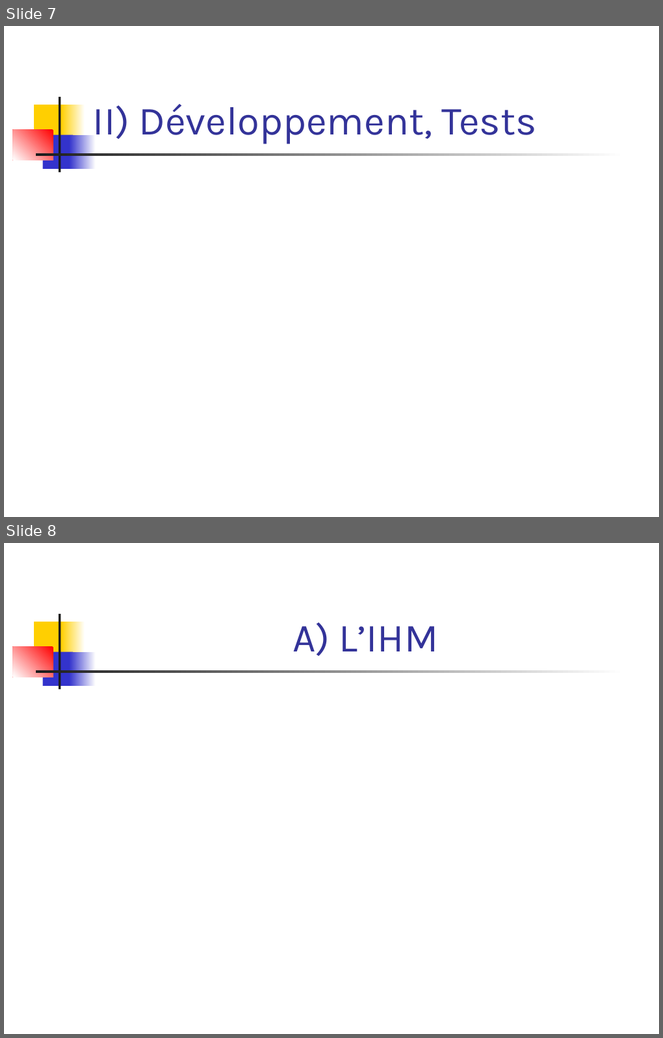
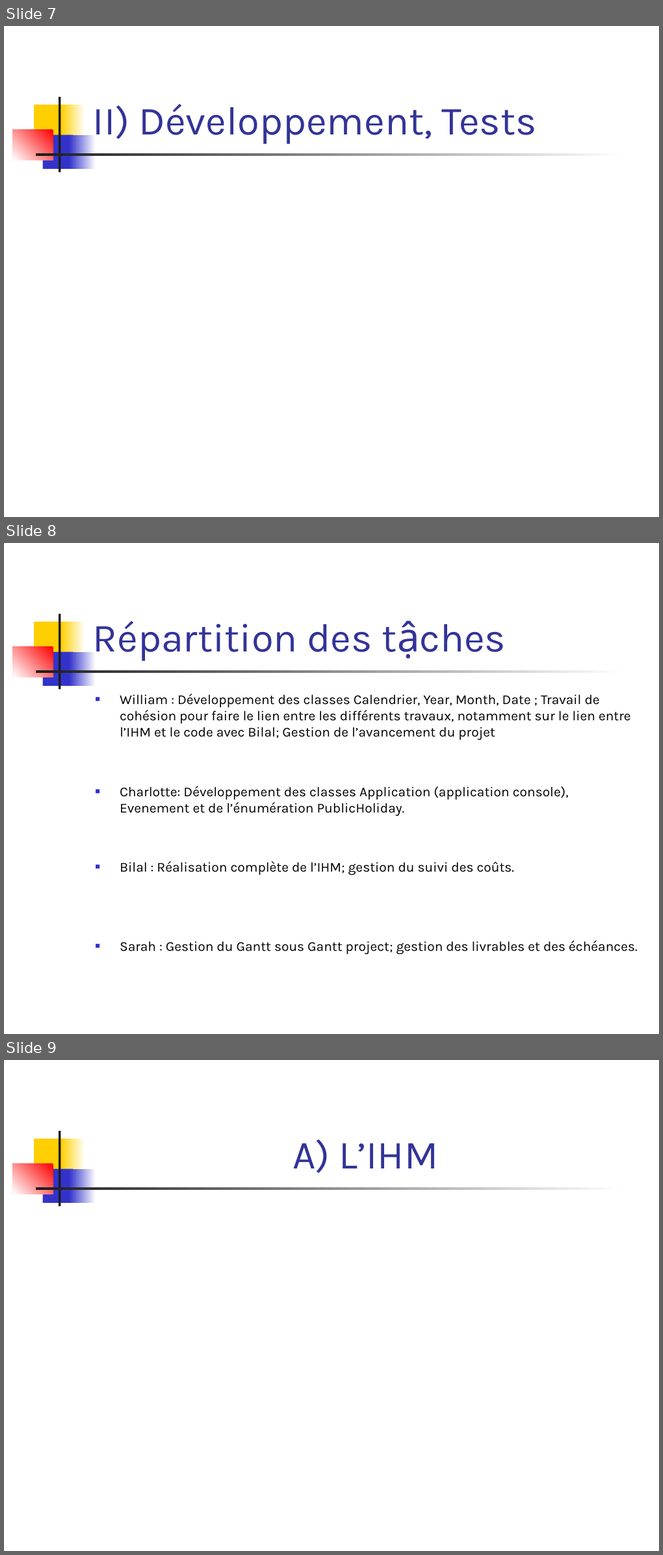
Before and after one commit to becharib/Calendar, a slide deck: Présentation/Soutenance projet.ppt. Shown one above the other, each under a label of ours: slides 7 and 8 before the commit, slides 7, 8 and 9 after it. The pictures are 663x1038 and 663x1555 pixels, drawn with LibreOffice and Linux fonts; fonts in the diff are those of the drawing. Boxes give left, top, right and bottom in pixels: in the first picture for what was removed or moved away, otherwise in the second. Text is boxed around its words. In the diff, an @@ line names an element or a change of style, - is before the commit and + after.

Commit message:
Travail sur le diaporama 14/06

```diff
--- a/Présentation/Soutenance projet.ppt
+++ b/Présentation/Soutenance projet.ppt
@@ slide 8 added at [4,543,659,1034], background #FFFFFF; not listed: 7 template elements that a slide beside it also shows @@
@@ title added at [93,621,373,661], 44 pt, text #333399 @@
+Répartition des tậches
@@ text added at [120,694,638,954], 15 pt, text #000000 @@
+■ William : Développement des classes Calendrier, Year, Month, Date ; Travail de cohésion pour faire le lien entre les différents travaux, notamment sur le lien entre l’IHM et le code avec Bilal; Gestion de l’avancement du projet
+■ Charlotte: Développement des classes Application (application console), Evenement et de l’énumération PublicHoliday.
+■ Bilal : Réalisation complète de l’IHM; gestion du suivi des coûts.
+■ Sarah : Gestion du Gantt sous Gantt project; gestion des livrables et des échéances.
@@ what was slide 8 is now slide 9 @@
```
